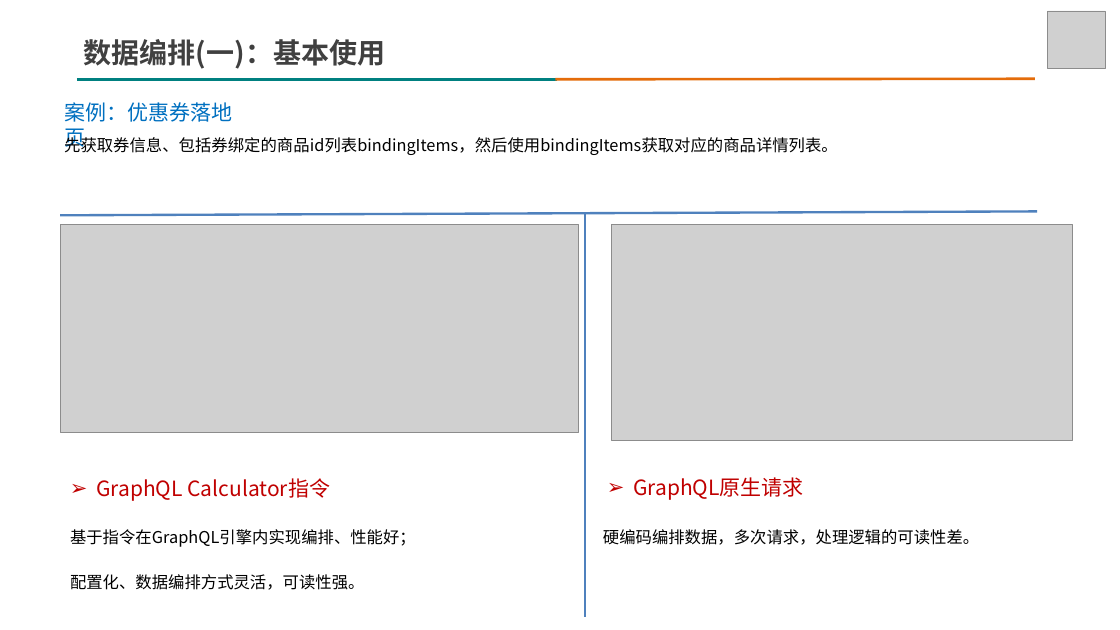
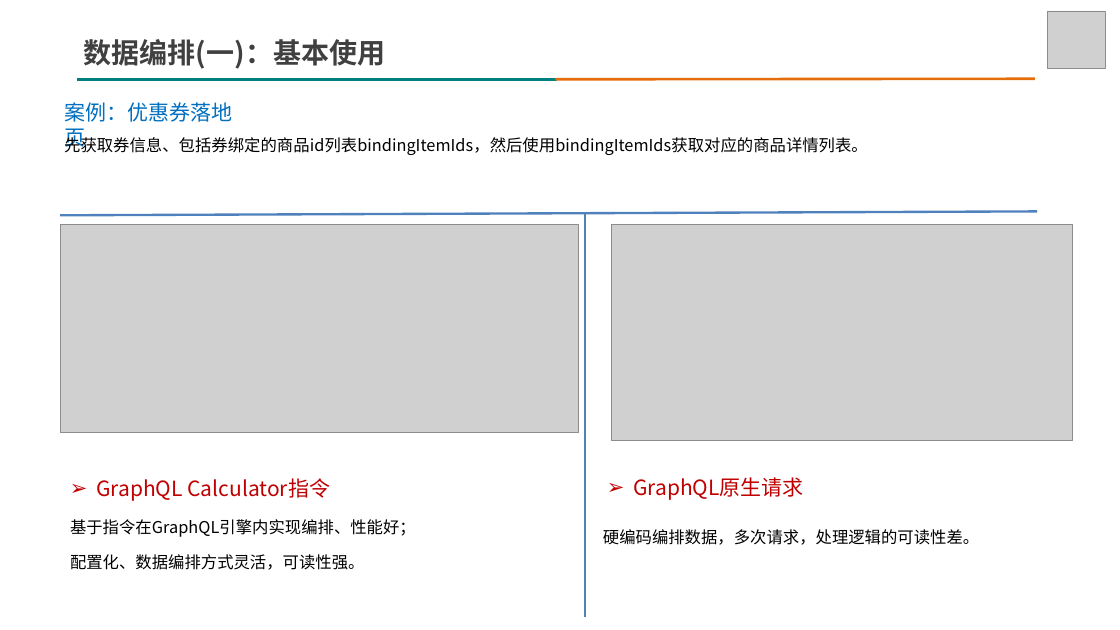
Before and after one commit to graphql-calculator/graphql-calculator, a slide deck: slide 4 of static/Introduction to GraphQl Calculator.pptx. Drawn at 1120x630 pixels with LibreOffice and Linux fonts; fonts in the diff are those of the drawing; grey boxes stand for pictures. Boxes give left, top, right and bottom in pixels: in the first picture for what was removed or moved away, otherwise in the second. Text is boxed around its words. In the diff, an @@ line names an element or a change of style, - is before the commit and + after.

```diff
--- a/static/Introduction to GraphQl Calculator.pptx
+++ b/static/Introduction to GraphQl Calculator.pptx
@@ text at bbox=[64, 134, 868, 155]: text changed @@
-先获取券信息、包括券绑定的商品id列表bindingItems，然后使用bindingItems获取对应的商品详情列表。
+先获取券信息、包括券绑定的商品id列表bindingItemIds，然后使用bindingItemIds获取对应的商品详情列表。
@@ text "基于指令在GraphQL引擎内实现编排、性能好；" at bbox=[70, 519, 416, 570]: line spacing 2 to 1.5 @@
```
Also in this commit, not shown: 6 other slides changed.
